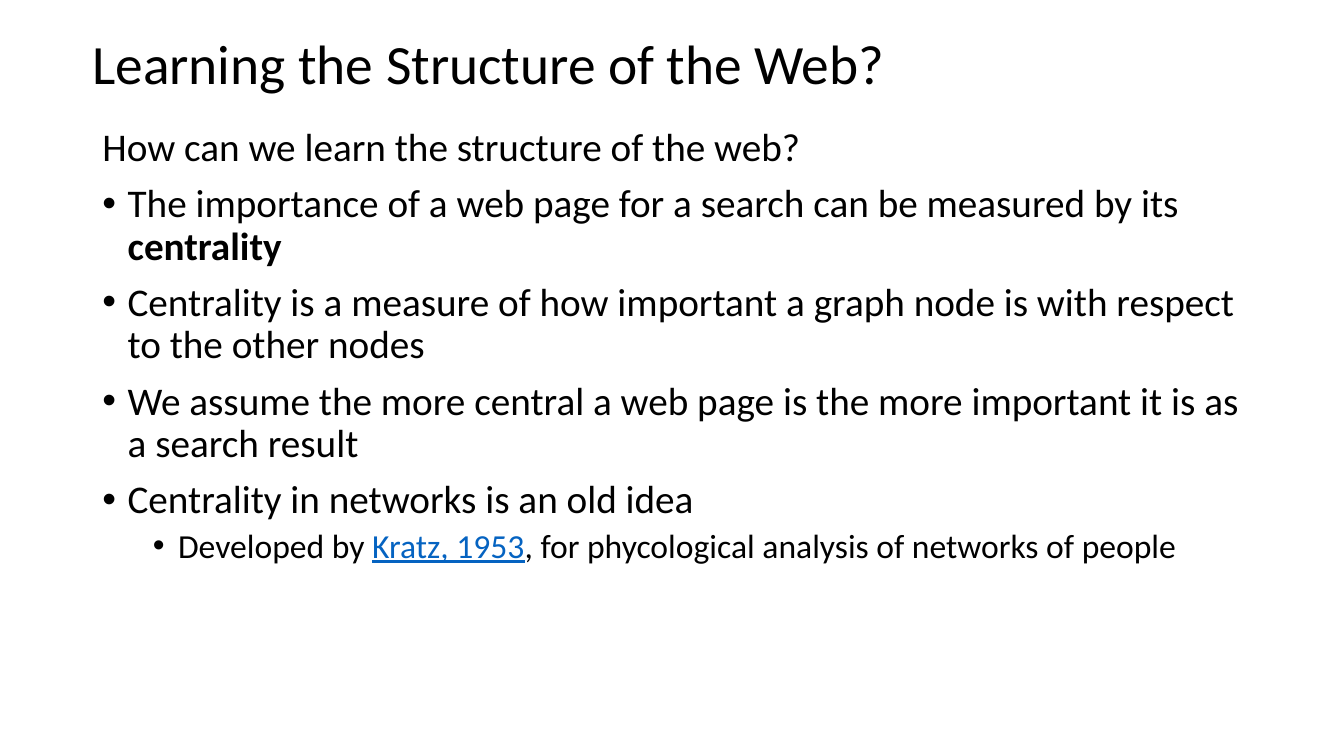
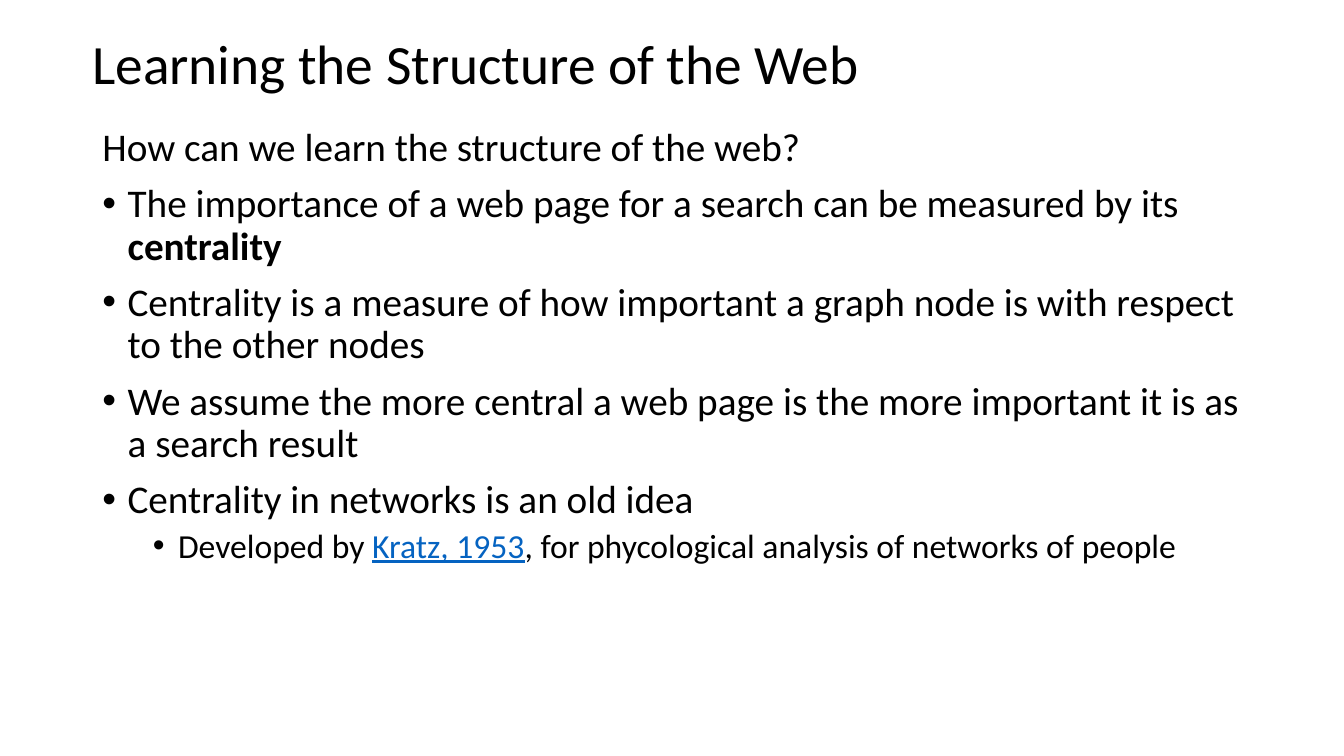
Before and after one commit to StephenElston/CSCI-E-108, a slide deck: slide 28 of slides/5_WebSearching.pptx (slide 20 before the commit). Drawn at 1344x756 pixels with LibreOffice and Linux fonts; fonts in the diff are those of the drawing. Boxes give left, top, right and bottom in pixels: in the first picture for what was removed or moved away, otherwise in the second. Text is boxed around its words. In the diff, an @@ line names an element or a change of style, - is before the commit and + after.

```diff
--- a/slides/5_WebSearching.pptx
+++ b/slides/5_WebSearching.pptx
@@ title at (92, 45, 859, 94): text changed @@
-Learning the Structure of the Web?
+Learning the Structure of the Web
```
Also in this commit, not shown: 7 other slides changed, 3 slides added.
